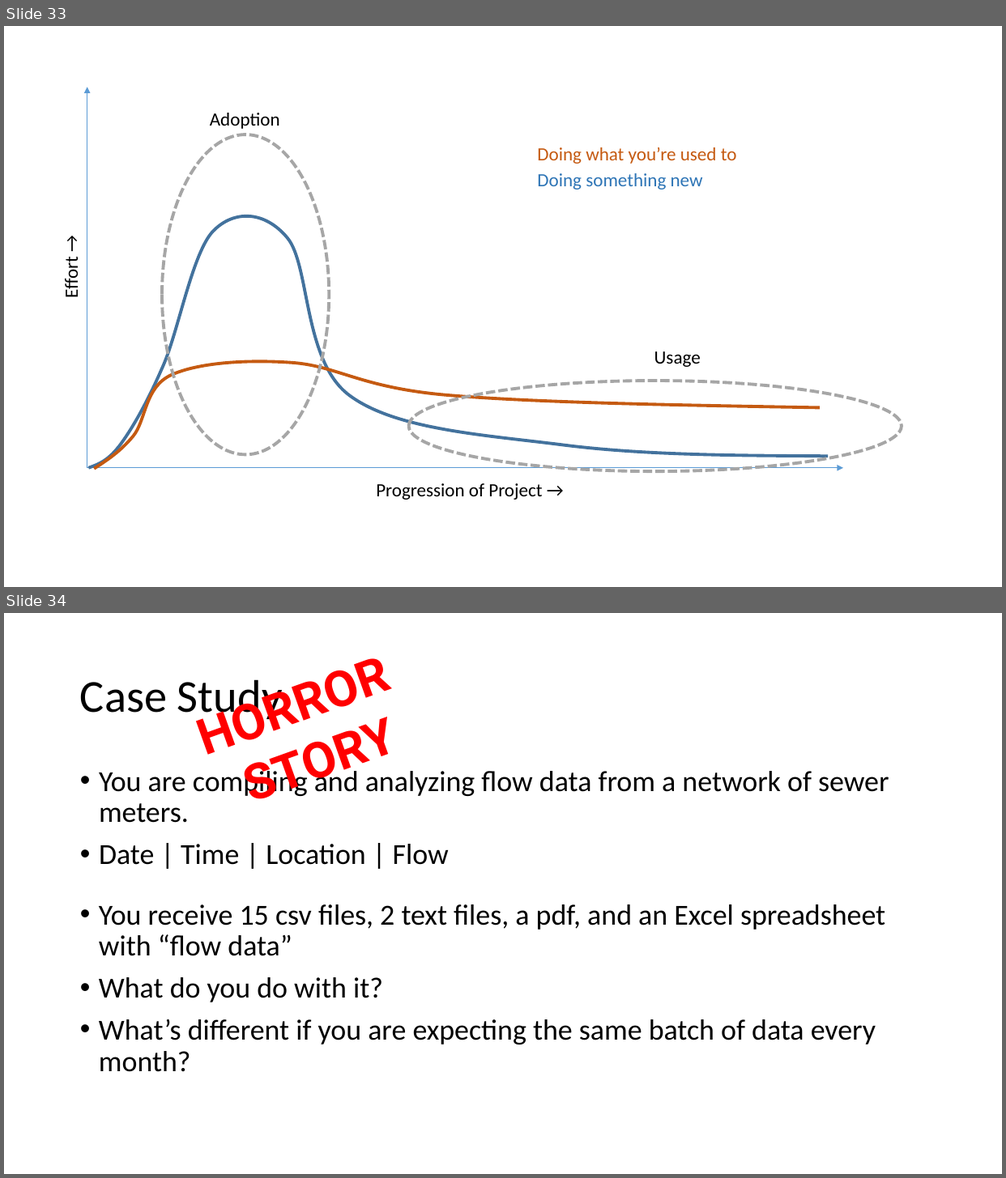
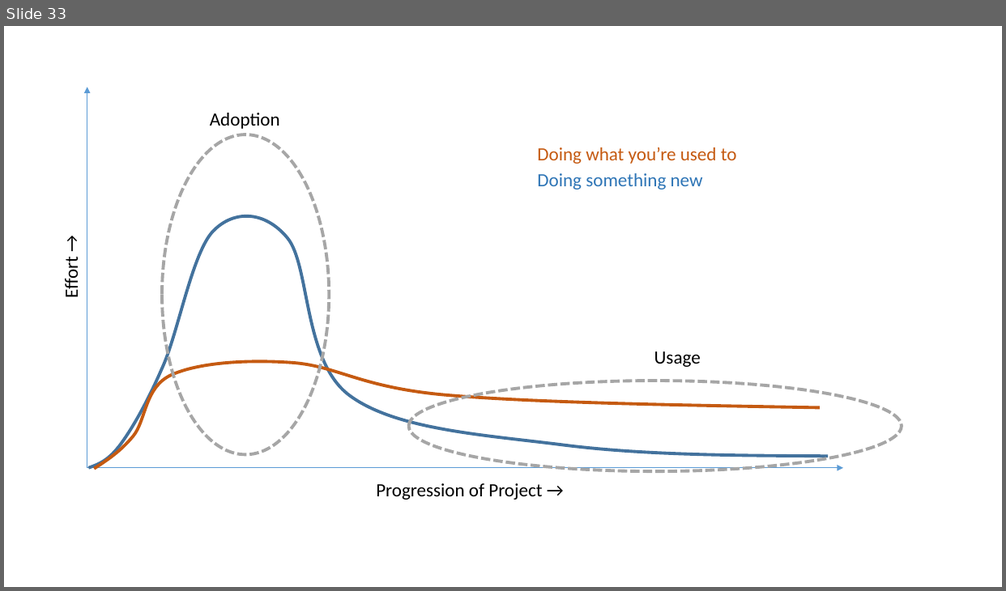
Before and after one commit to LimnoTech/Python-Data-Analysis-Course, a slide deck: Day1/IntroToPython.pptx. Shown one above the other, each under a label of ours: slides 33 and 34 before the commit, slide 33 after it. The pictures are 1006x1178 and 1006x591 pixels, drawn with LibreOffice and Linux fonts; fonts in the diff are those of the drawing. Boxes give left, top, right and bottom in pixels: in the first picture for what was removed or moved away, otherwise in the second. Text is boxed around its words. In the diff, an @@ line names an element or a change of style, - is before the commit and + after.

```diff
--- a/Day1/IntroToPython.pptx
+++ b/Day1/IntroToPython.pptx
@@ slide 34 removed at bbox=[4, 613, 1002, 1174], background #FFFFFF @@
@@ text removed at bbox=[148, 619, 470, 841] @@
-HORROR
-STORY
@@ title removed at bbox=[80, 679, 283, 722] @@
-Case Study
@@ text removed at bbox=[99, 767, 889, 865] @@
-• You are compiling and analyzing flow data from a network of sewer meters.
-• Date | Time | Location | Flow
@@ text removed at bbox=[99, 905, 885, 1072] @@
-• You receive 15 csv files, 2 text files, a pdf, and an Excel spreadsheet with “flow data”
-• What do you do with it?
-• What’s different if you are expecting the same batch of data every month?
```
Also in this commit, not shown: 2 slides changed, 6 other slides removed, 28 other files.
